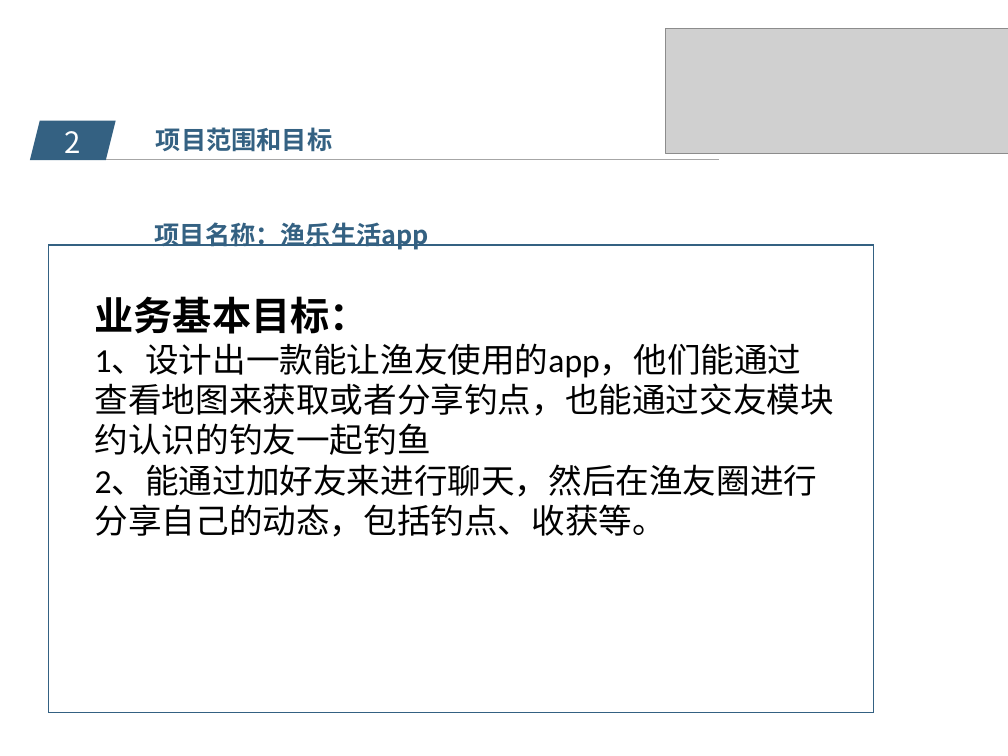
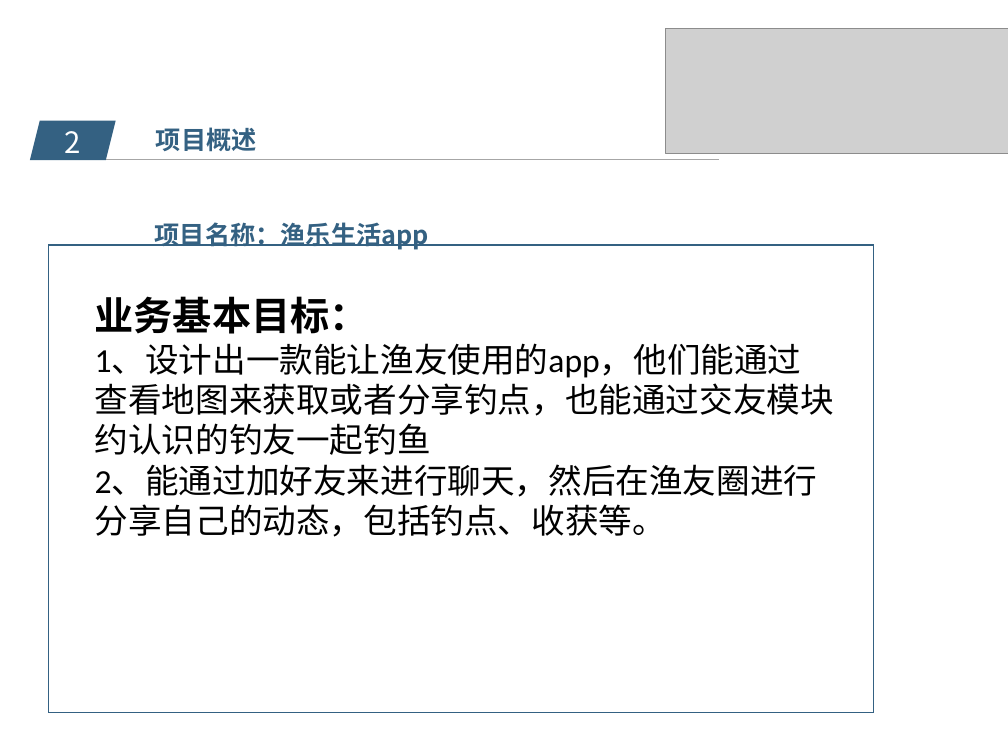
Before and after one commit to popopoi/PRD2018-G07, a slide deck: slide 5 of 受控文档/项目计划/PRD2018-G07-项目计划PPT.pptx. Drawn at 1008x756 pixels with LibreOffice and Linux fonts; fonts in the diff are those of the drawing; grey boxes stand for pictures; background and template pictures are left out. Boxes give left, top, right and bottom in pixels: in the first picture for what was removed or moved away, otherwise in the second. Text is boxed around its words. In the diff, an @@ line names an element or a change of style, - is before the commit and + after.

Commit message:
修订［PRD2018-G07-可行性分析报告］（修改了预算表） 修订［PRD2018-G07-需求工程项目计划］（修改了预算表／采购表） 修订［PRD2018-G07-成本管理计划］（修改了预算表） 修订［PRD2018-G07-配置管理计划］（修改了会议文档的上传规范） 修订［PRD2018-G07-采购管理计划］（修改了采购表） 修订［PRD2018-G07-项目计划PPT］（丰富和完善了内容）

```diff
--- a/受控文档/项目计划/PRD2018-G07-项目计划PPT.pptx
+++ b/受控文档/项目计划/PRD2018-G07-项目计划PPT.pptx
@@ text at bbox=[156, 127, 257, 152]: text changed @@
-项目范围和目标
+项目概述
```
Also in this commit, not shown: 5 other slides changed, 14 slides added, 3 slides removed, 5 other files.
